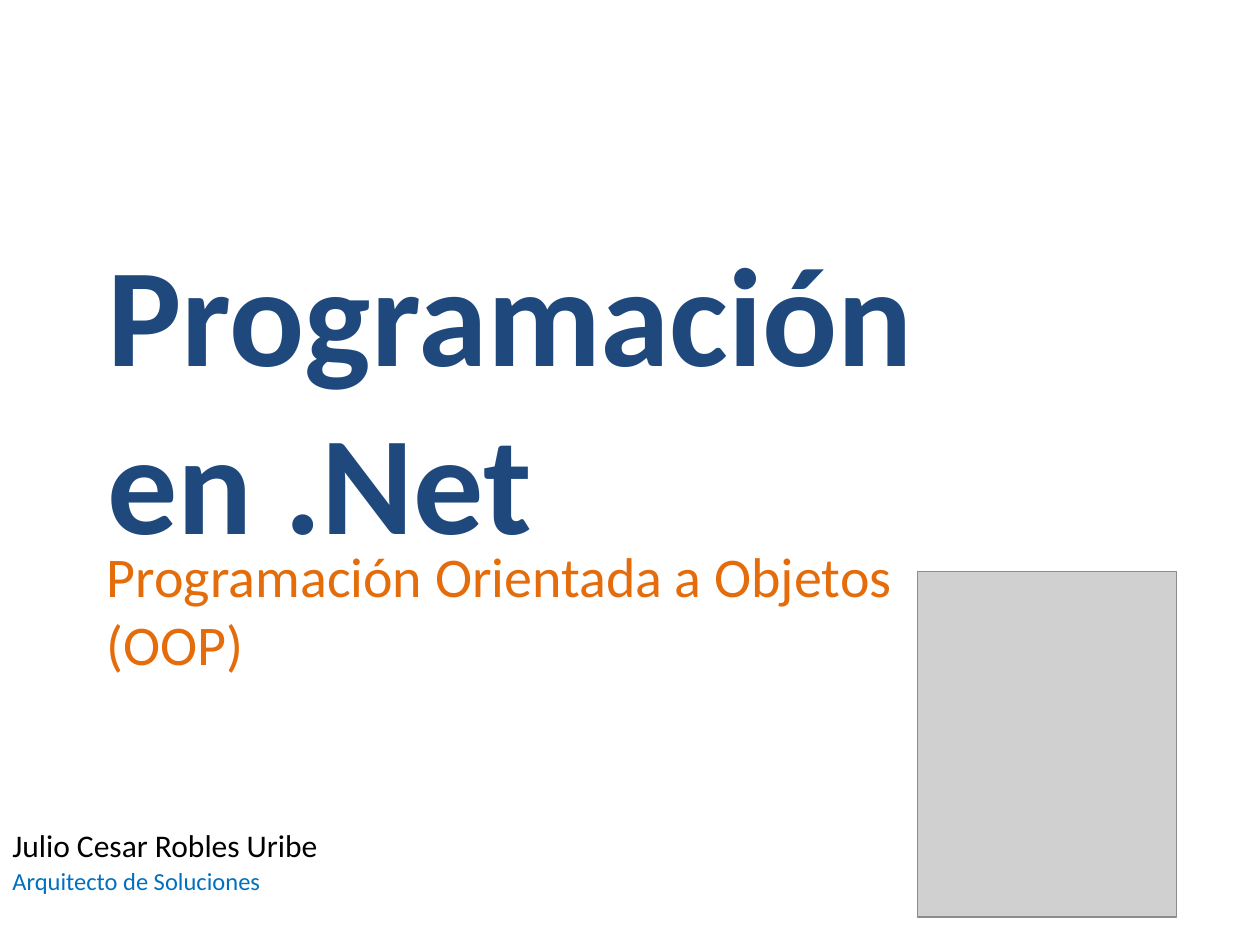
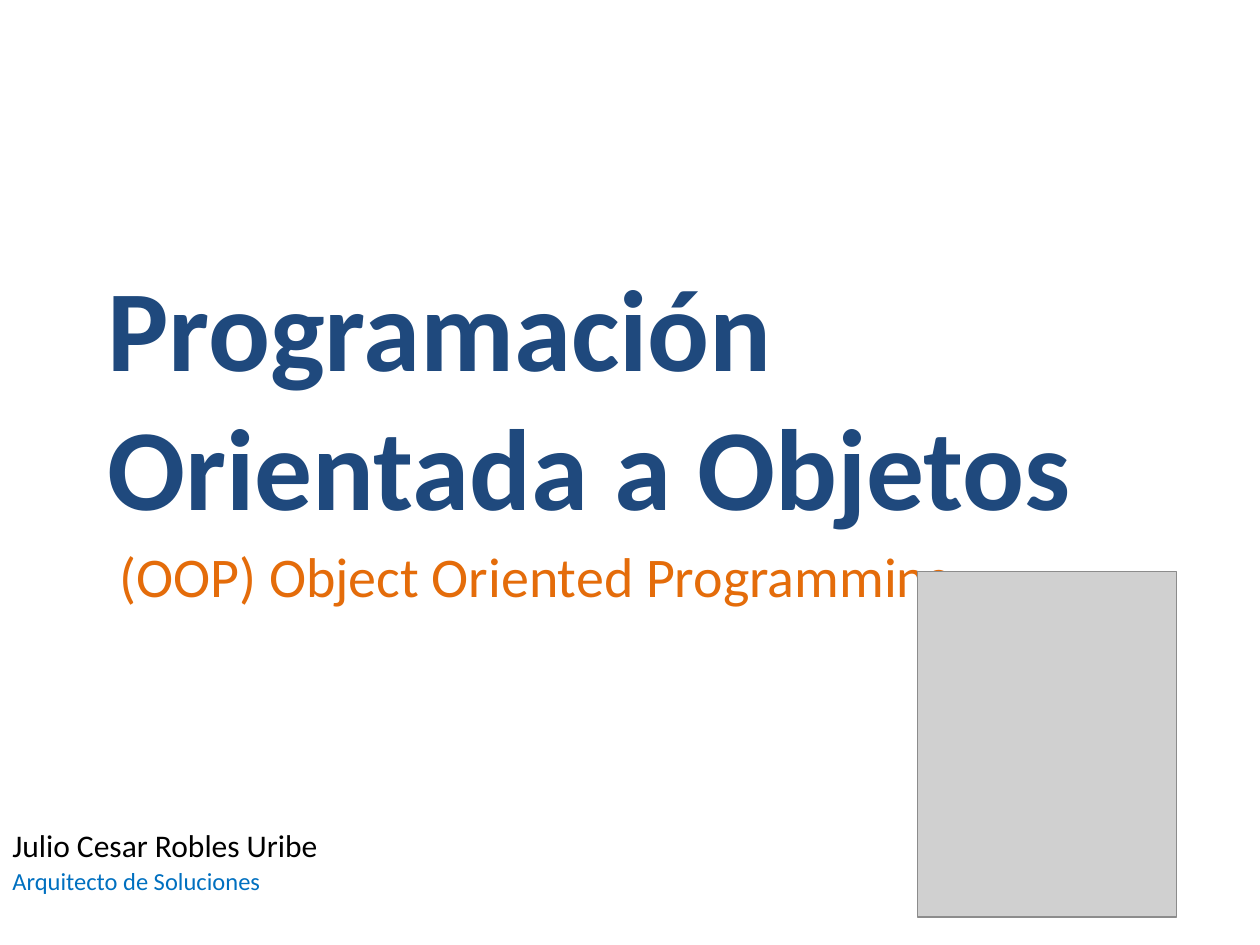
Before and after one commit to Jucer74/BackDevelopment, a slide deck: slide 1 of Classes/BackDev-03-Programación Orientada a Objetos.pptx. Drawn at 1260x945 pixels with LibreOffice and Linux fonts; fonts in the diff are those of the drawing; grey boxes stand for pictures; background and template pictures are left out. Boxes give left, top, right and bottom in pixels: in the first picture for what was removed or moved away, otherwise in the second. Text is boxed around its words. In the diff, an @@ line names an element or a change of style, - is before the commit and + after.

```diff
--- a/Classes/BackDev-03-Programación Orientada a Objetos.pptx
+++ b/Classes/BackDev-03-Programación Orientada a Objetos.pptx
@@ title at (x1=107, y1=290, x2=1071, y2=530): text changed; size 80 to 66 pt @@
-Programación en .Net
+Programación Orientada a Objetos
@@ subtitle at (x1=119, y1=556, x2=953, y2=610): text changed @@
-Programación Orientada a Objetos (OOP)
+(OOP) Object Oriented Programming
```
Also in this commit, not shown: 4 other slides changed, 11 slides added, 1 other file.
